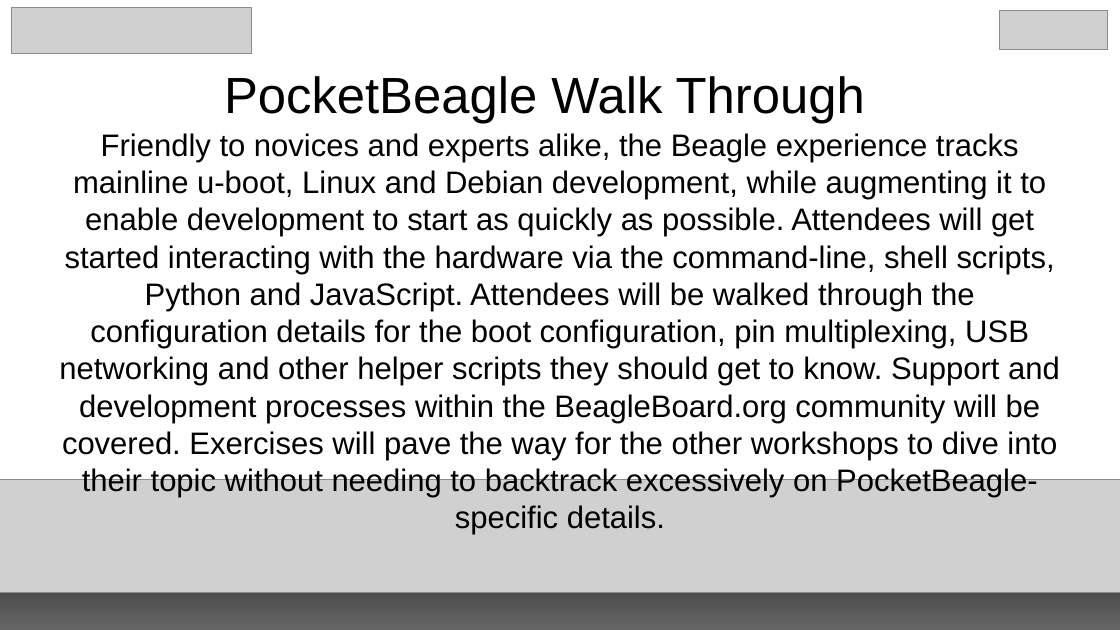
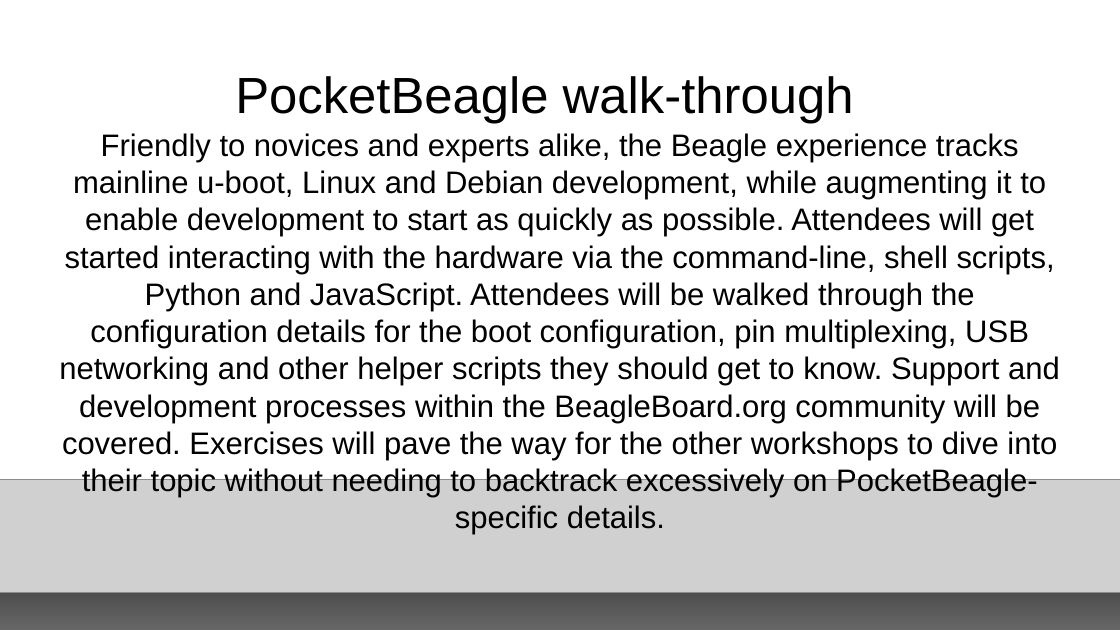
Before and after one commit to e-ale/Slides, a slide deck: slide 2 of pocketbeagle.odp. Drawn at 1120x630 pixels with LibreOffice and Linux fonts; fonts in the diff are those of the drawing; grey boxes stand for pictures; background and template pictures are left out. Boxes give left, top, right and bottom in pixels: in the first picture for what was removed or moved away, otherwise in the second. Text is boxed around its words. In the diff, an @@ line names an element or a change of style, - is before the commit and + after.

Commit message:
pocketbeagle: wip

```diff
--- a/pocketbeagle.odp
+++ b/pocketbeagle.odp
@@ picture removed at <box>12,8,252,54</box> @@
@@ picture removed at <box>1000,10,1108,50</box> @@
@@ title at <box>235,76,854,123</box>: text changed @@
-PocketBeagle Walk Through
+PocketBeagle walk-through
```
Also in this commit, not shown: 6 other slides changed, 25 slides added.
